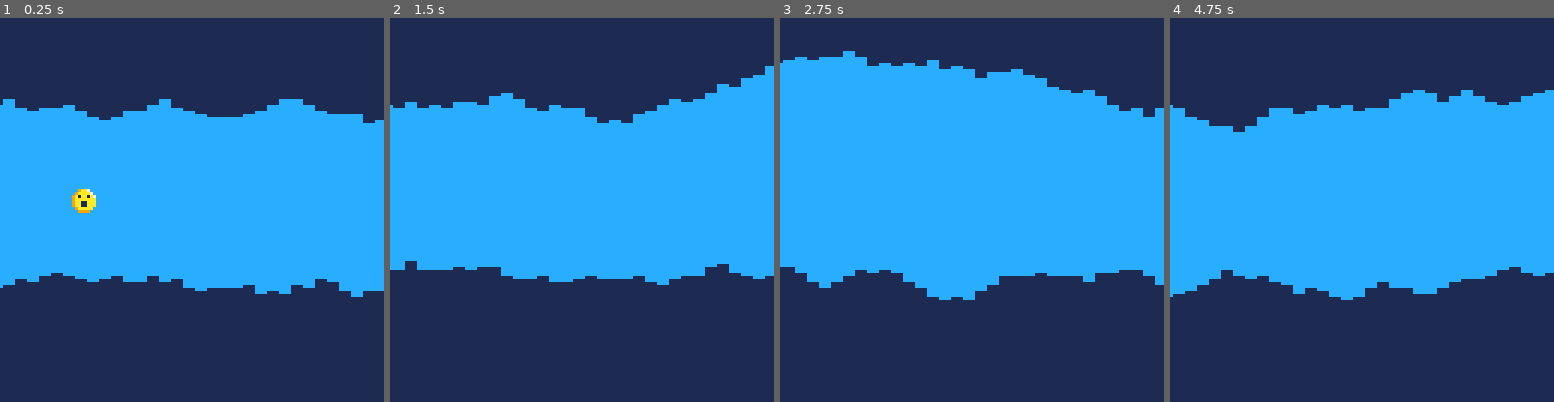
Above: before the commit, frames 1-4 (left to right).
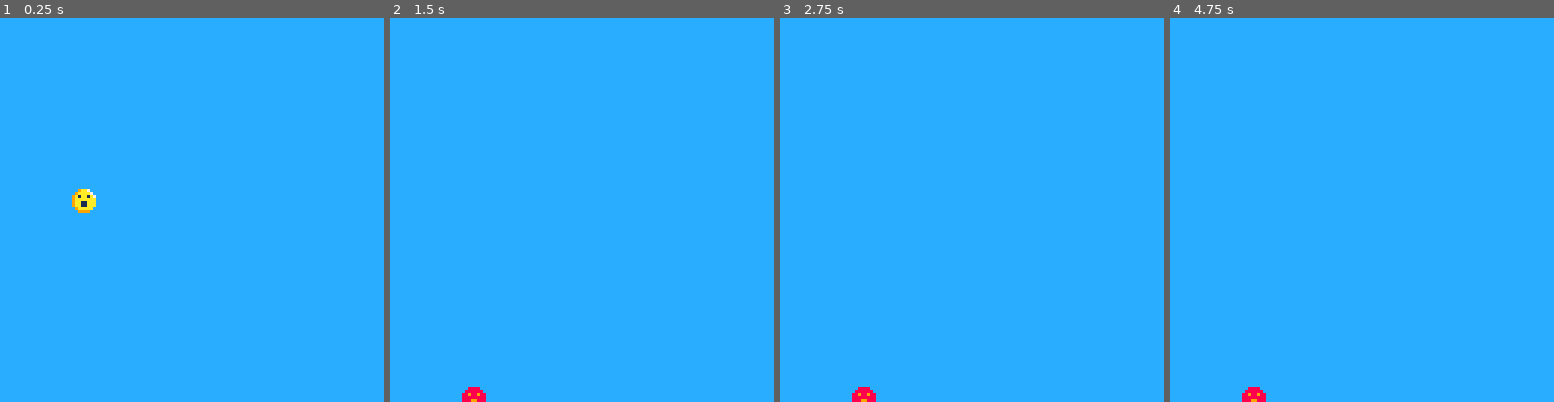
Above: after the commit, the same moments.

Repository: antonio-evaldo/cave_diver
Game: PICO-8 cartridge cave_diver.p8
The game is run twice, just before and just after one commit, with the same random seed, the same clock (stepped at 60 frames per second) and the same inputs.
Inputs:
- Up to frame 1 (0.25 s): no input
- Up to frame 2 (1.5 s): no input
- Up to frame 3 (2.75 s): hold Up 2.15-2.42 s
- Up to frame 4 (4.75 s): hold Up from 4.73 s (still down)

The runs differ from the first frame. In frame 1, 55% of the frame differs, in the area x 0-100%, y 0-100%; in frame 2, 55%; in frame 3, 47%; in frame 4, 54%.

Commit message:
feat: adiciona colisão com teto e chão

Diff:
--- a/cave_diver.p8
+++ b/cave_diver.p8
@@ -2,110 +2,126 @@
 version 43
 __lua__
 function _init()
-	game_over = false;
-	make_player();
-	make_cave();
+	game_over = false
+	make_player()
+	-- make_cave()
 end
 
 function _update()
-	move_and_listen_to_player();
-	move_cave();
+	if not game_over then
+		move_and_listen_to_player()
+		-- move_cave()
+	end
+
+	check_hit()
 end
 
 function _draw()
-	cls(12); --clear screen
-	draw_player();
-	draw_cave();
+	--clear screen
+	cls(12)
+	draw_player()
+	--draw_cave()
 end
-
 -->8
 function make_player()
 	player = {
 		x = 24,
 		y = 60,
-		dy = -1, --fall speed
-		rise = 2,
-		fall = 3,
-		dead = 4,
+		dy = -1, -- fall speed
+		sprites = {
+			rise = 2,
+			fall = 3,
+			dead = 4
+		},
 		speed = 2,
 		score = 0,
-	};
+		hitbox_bottom = 8 -- coordenada y da hitbox desejada, contando a partir do topo do sprite.
+	}
 end
 
 function move_and_listen_to_player()
-	gravity = 0.15;
-	player.dy += gravity;
+	gravity = 0.15
+	player.dy += gravity
 
-	if (btnp(2)) then
-		player.dy -= 1.5;
+	if btnp(2) then
+		player.dy -= 1.5
 	end
 
-	player.y += player.dy;
+	player.y += player.dy
+end
+
+function check_hit()
+	local ceil_hit = player.y < 0
+	local floor_hit = player.y + player.hitbox_bottom > 128
+
+	if ceil_hit or floor_hit then
+		game_over = true
+	end
 end
 
 function draw_player()
-	if (game_over) then
-		spr(player.dead, player.x, player.y);
+	if game_over then
+		spr(player.sprites.dead, player.x, player.y)
 	elseif (player.dy < 0) then
-		spr(player.rise, player.x, player.y);
+		spr(player.sprites.rise, player.x, player.y)
 	else
- 	 spr(player.fall, player.x, player.y )
+		spr(player.sprites.fall, player.x, player.y)
 	end
 end
-
 -->8
 function make_cave()
 	columns = {
 		{ top = 30, bottom = 30 }
-	};
+	}
 
-	column_width = 4;
+	column_width = 2
 
-	for i=1,128/column_width do
-		add_cave_column();
+	for i = 1, 128 / column_width do
+		add_cave_column()
 	end
 end
 
 function add_cave_column()
-	local min_height = 10;
+	local min_height = 10
 
 	local new_column = {
-		top = mid(0, columns[#columns].top - 3 + rnd(6), 52),
-		bottom = mid(0, columns[#columns].bottom - 3 + rnd(6), 52)
-	};
+		top = mid(0, columns[#columns].top - 3 + flr(rnd(6)), 52),
+		bottom = mid(0, columns[#columns].bottom - 3 + flr(rnd(6)), 52)
+	}
 
-	for i=1,column_width do
-		add(columns, new_column);
+	for i = 1, column_width do
+		add(columns, new_column)
 	end
 end
 
 function move_cave()
-	-- delete first column
-	for i=1,column_width do
-		del(columns, columns[1]);
+	-- delete first column(s)
+	for i = 1, column_width * player.speed do
+		del(columns, columns[1])
 	end
 
-	add_cave_column();
+	for i = 1, player.speed do
+		add_cave_column()
+	end
 end
 
 function draw_cave()
-	local cave_color = 1;
+	local cave_color = 1
 
-	for i=1,#columns do
+	for i = 1, #columns do
 		line(
-			i-1, 0,
-			i-1, columns[i].top,
+			i - 1, 0,
+			i - 1, columns[i].top,
 			cave_color
-		);
+		)
 
 		line(
-			i-1, 127,
-			i-1, 127 - columns[i].bottom,
+			i - 1, 127,
+			i - 1, 127 - columns[i].bottom,
 			cave_color
-		);
+		)
 	end
 end
-
 __gfx__
 0000000000000000009aa700009aa700008888000000000000000000000000000000000000000000000000000000000000000000000000000000000000000000
 000000000111110009aaaa7009aaaa70088888800000000000000000000000000000000000000000000000000000000000000000000000000000000000000000
--- a/index.lua
+++ b/index.lua
@@ -4,17 +4,21 @@
 function _init()
 	game_over = false
 	make_player()
-	make_cave()
+	-- make_cave()
 end
 
 function _update()
-	move_and_listen_to_player()
-	move_cave()
+	if not game_over then
+		move_and_listen_to_player()
+		-- move_cave()
+	end
+
+	check_hit()
 end
 
 function _draw()
 	--clear screen
 	cls(12)
 	draw_player()
-	draw_cave()
+	--draw_cave()
 end
--- a/player.lua
+++ b/player.lua
@@ -2,12 +2,15 @@
 	player = {
 		x = 24,
 		y = 60,
-		dy = -1, --fall speed
-		rise = 2,
-		fall = 3,
-		dead = 4,
+		dy = -1, -- fall speed
+		sprites = {
+			rise = 2,
+			fall = 3,
+			dead = 4
+		},
 		speed = 2,
-		score = 0
+		score = 0,
+		hitbox_bottom = 8 -- coordenada y da hitbox desejada, contando a partir do topo do sprite.
 	}
 end
 
@@ -22,12 +25,21 @@
 	player.y += player.dy
 end
 
+function check_hit()
+	local ceil_hit = player.y < 0
+	local floor_hit = player.y + player.hitbox_bottom > 128
+
+	if ceil_hit or floor_hit then
+		game_over = true
+	end
+end
+
 function draw_player()
 	if game_over then
-		spr(player.dead, player.x, player.y)
+		spr(player.sprites.dead, player.x, player.y)
 	elseif (player.dy < 0) then
-		spr(player.rise, player.x, player.y)
+		spr(player.sprites.rise, player.x, player.y)
 	else
-		spr(player.fall, player.x, player.y)
+		spr(player.sprites.fall, player.x, player.y)
 	end
 end
